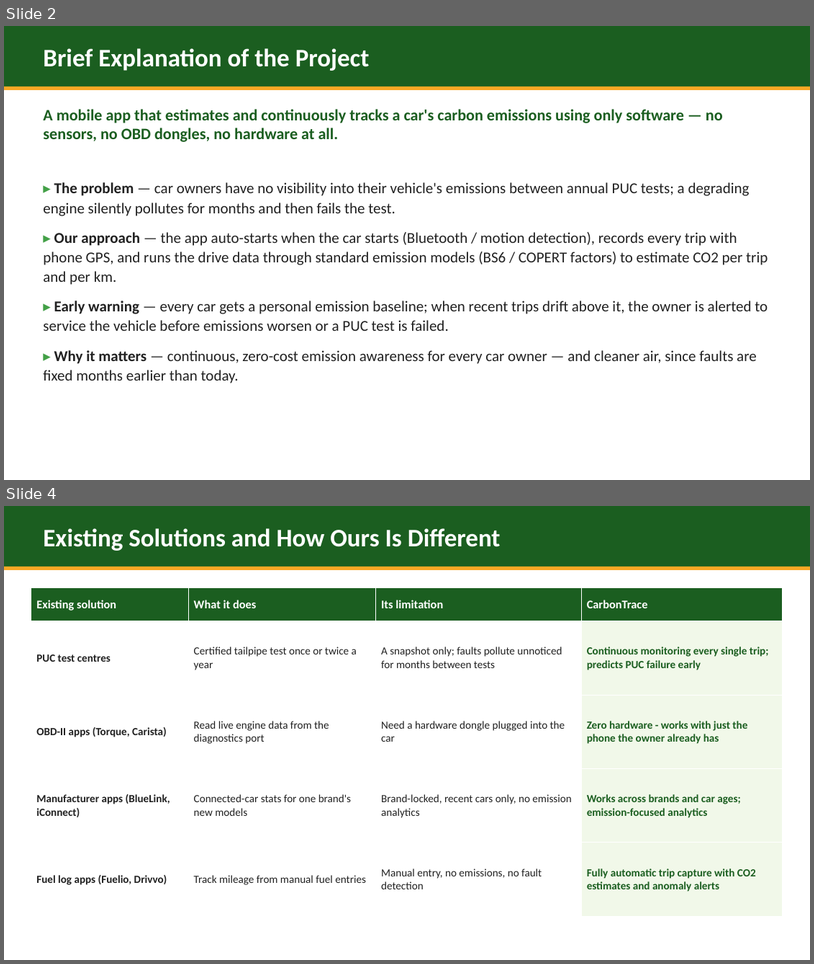
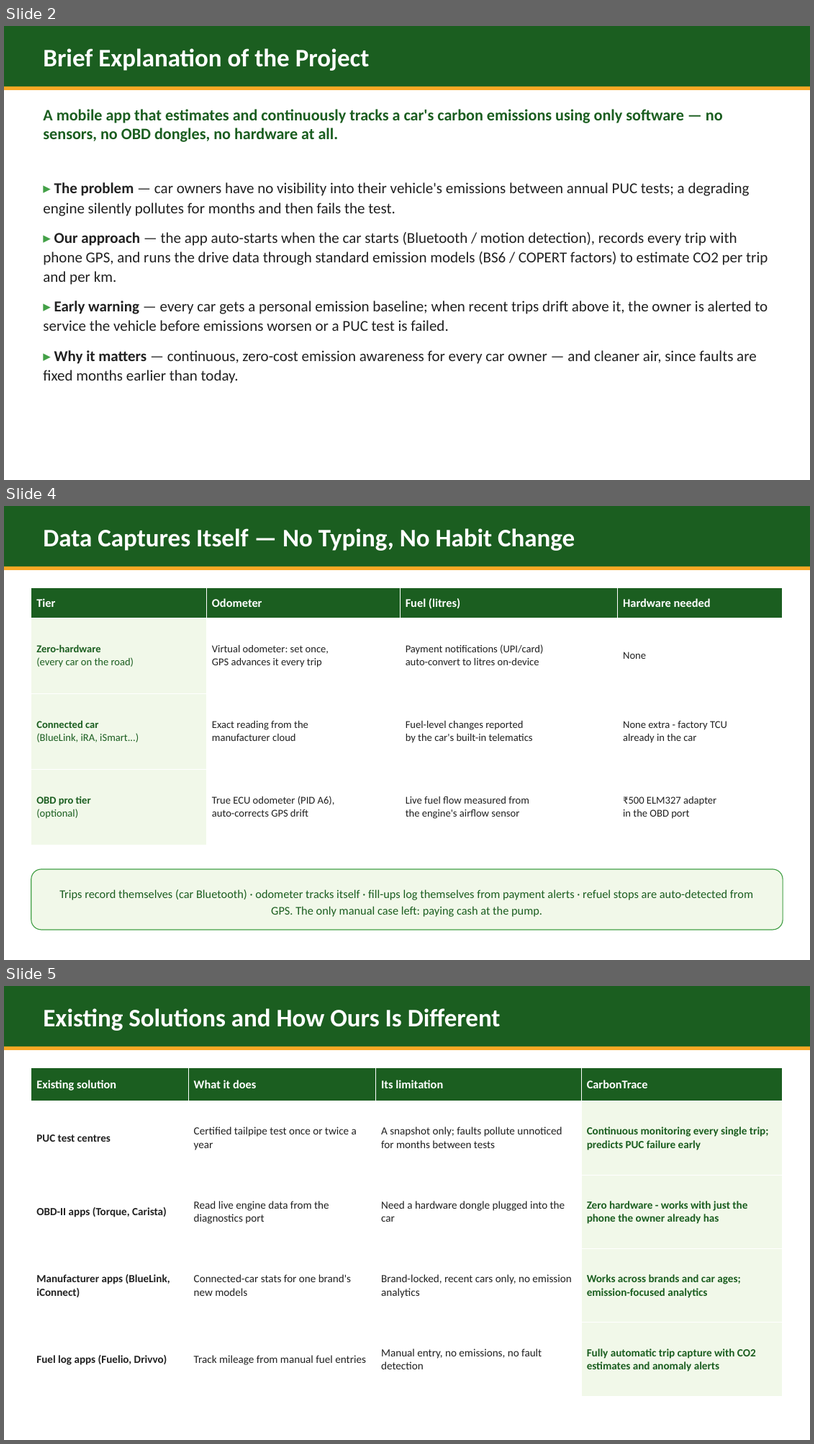
Before and after one commit to maharishia07/carbontrace, a slide deck: CarbonTrace_MSME_Hackathon.pptx. Shown one above the other, each under a label of ours: slides 2 and 4 before the commit, slides 2, 4 and 5 after it; the slides between them are not shown. The pictures are 814x964 and 814x1444 pixels, drawn with LibreOffice and Linux fonts; fonts in the diff are those of the drawing. Boxes give left, top, right and bottom in pixels: in the first picture for what was removed or moved away, otherwise in the second. Text is boxed around its words. In the diff, an @@ line names an element or a change of style, - is before the commit and + after.

```diff
--- a/CarbonTrace_MSME_Hackathon.pptx
+++ b/CarbonTrace_MSME_Hackathon.pptx
@@ slide 4 added at [4, 506, 810, 960], background #FFFFFF @@
@@ rectangle added at [4, 506, 810, 566], fill #1B5E20 @@
@@ text added at [43, 528, 575, 551], 30 pt, text #FFFFFF, bold @@
+Data Captures Itself — No Typing, No Habit Change
@@ rectangle added at [4, 566, 810, 570], fill #F9A825 @@
@@ table added at [31, 587, 783, 845], 4 rows, 4 columns @@
+Tier | Odometer | Fuel (litres) | Hardware needed
+Zero-hardware / (every car on the road) | Virtual odometer: set once, / GPS advances it every trip | Payment notifications (UPI/card) / auto-convert to litres on-device | None
+Connected car / (BlueLink, iRA, iSmart...) | Exact reading from the / manufacturer cloud | Fuel-level changes reported / by the car's built-in telematics | None extra - factory TCU / already in the car
+OBD pro tier / (optional) | True ECU odometer (PID A6), / auto-corrects GPS drift | Live fuel flow measured from / the engine's airflow sensor | ₹500 ELM327 adapter / in the OBD port
@@ rounded rectangle added at [31, 869, 783, 929], fill #F1F8E9, outline #43A047 1 pt @@
@@ text added at [59, 889, 754, 916], 14 pt, text #1B5E20 @@
+Trips record themselves (car Bluetooth) · odometer tracks itself · fill-ups log themselves from payment alerts · refuel stops are auto-detected from GPS. The only manual case left: paying cash at the pump.
@@ what was slide 4 is now slide 5 @@
```
Also in this commit, not shown: 1 slide changed.
